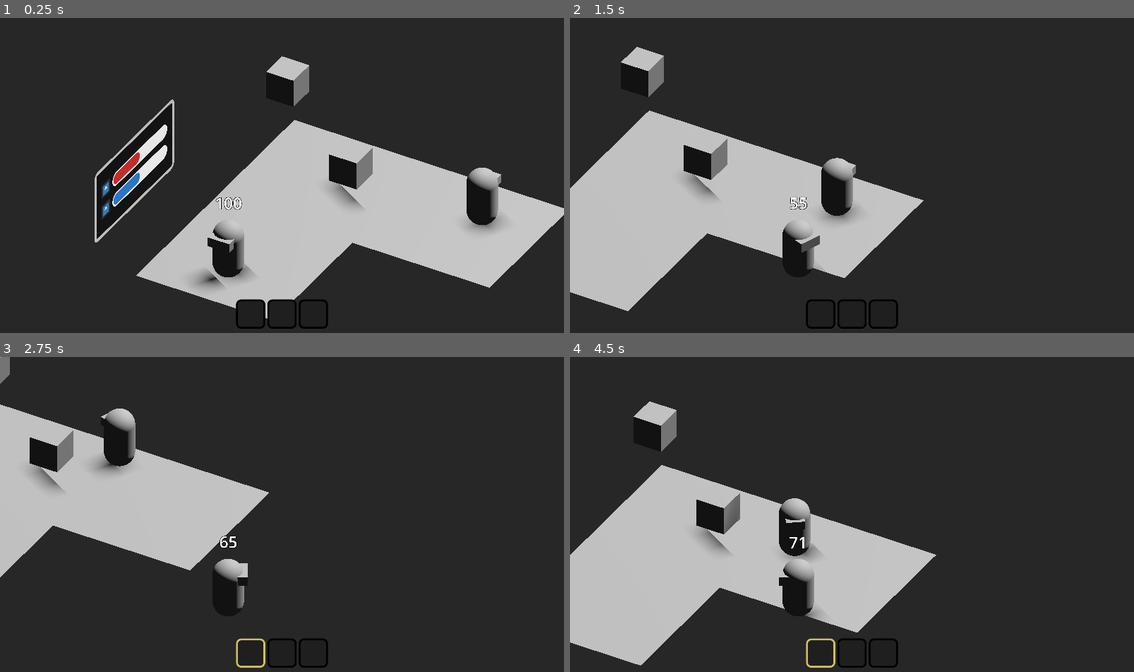
Above: before the commit, frames 1-4 (two rows, left to right).
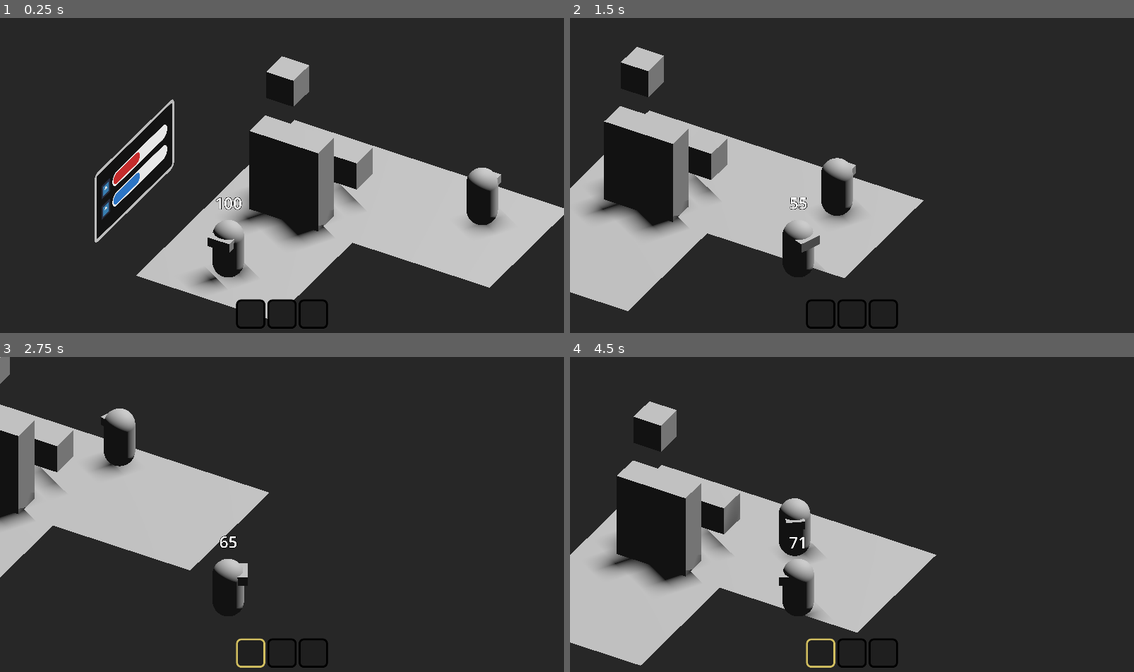
Above: after the commit, the same moments.

Repository: Scrawach/ld57
Game: Godot game, scene res://game.tscn
Same seed, same stepped clock (60 frames per second), same inputs: the game is played once before the commit and once after it. The engine's default icon, where the game draws it, is replaced by a stand-in: a white triangle on a blue panel in a dark square.
Inputs:
- Up to frame 1 (0.25 s): no input
- Up to frame 2 (1.5 s): tap Enter at 0.5 s; hold D (move_right) 0.53-1.28 s; hold Shift (dash) 0.53-1.28 s; hold S (move_back) from 1.28 s (still down); tap E (interact) at 1.35 s
- Up to frame 3 (2.75 s): release S (move_back) at 2.03 s; hold D (move_right) from 2.03 s (still down); tap 1 at 2.1 s
- Up to frame 4 (4.5 s): release D (move_right) at 2.78 s; hold W (move_forward) 2.78-3.53 s; tap Shift (dash) at 2.85 s; hold A (move_left) from 3.53 s (still down); tap E (interact) at 3.6 s; tap 1 at 4.35 s

The runs differ from the first frame. In frame 1, 4.7% of the frame differs, in the area x 40-60%, y 30-72%; in frame 2, 4.7%; in frame 3, 1.7%; in frame 4, 4.7%, in the area x 5-24%, y 32-74%.

Commit message:
feature: implement doors for lift

Diff:
--- a/src/environment/world.gd
+++ b/src/environment/world.gd
@@ -20,6 +20,8 @@
 	living_lift.dead.connect(_on_lift_dead)
 
 func _on_want_next_level() -> void:
+	living_lift.close_doors()
+
 	var next_index: int = current_level_index + 1
 	if next_index >= levels.get_child_count():
 		return
@@ -39,14 +41,11 @@
 
 	moving = create_tween()
 	moving.tween_property(living_lift, "global_position", target_level.get_lift_position(), 5)
+	moving.tween_callback(_on_level_started)
 	living_lift.dialogue_panel.hunger_bar.force_change(0, 5)
-	moving.tween_callback(_attach_player_to_world)
-	moving.tween_callback(func(): living_lift.hunger.current = 0)
 	current_level_index = level_index
 
-func _attach_player_to_world() -> void:
+func _on_level_started() -> void:
 	previous_level.hide()
-	living_lift.eat_zone.enable()
-	#player.get_parent().remove_child(player)
-	#add_child(player)
-	#player.position += current_level.get_lift_position()
+	living_lift.open_doors()
+	living_lift.hunger.current = 0
--- /dev/null
+++ b/src/living_lift/doors.gd
@@ -0,0 +1,13 @@
+class_name Doors
+extends StaticBody3D
+
+@onready var collision: CollisionShape3D = $CollisionShape3D
+@onready var mesh: MeshInstance3D = $Doors
+
+func open() -> void:
+	collision.disabled = true
+	mesh.hide()
+
+func close() -> void:
+	collision.disabled = false
+	mesh.show()
--- a/src/living_lift/living_lift.gd
+++ b/src/living_lift/living_lift.gd
@@ -8,6 +8,7 @@
 
 @onready var dialogue_panel: DialoguePanel = %"Dialogue Panel"
 @onready var eat_zone: EatZone = $"Eat Zone"
+@onready var doors: Doors = $Doors
 
 var health: ReactiveValue
 var hunger: ReactiveValue
@@ -19,6 +20,15 @@
 
 	eat_zone.eated.connect(_on_eated)
 
+func open_doors() -> void:
+	doors.open()
+	eat_zone.enable()
+
+func close_doors() -> void:
+	eat_zone.disable()
+	doors.close()
+
+
 func _on_eated(item: ItemResource) -> void:
 	hunger.current += item.eat_power
 	health.current -= item.damage_power
@@ -28,6 +38,4 @@
 		return
 
 	if hunger.is_full():
-		eat_zone.disable()
-		await get_tree().create_timer(1).timeout
 		want_next_level.emit()
--- a/src/living_lift/living_lift.tscn
+++ b/src/living_lift/living_lift.tscn
@@ -1,13 +1,19 @@
-[gd_scene load_steps=7 format=3 uid="uid://6cthiya7h8jg"]
+[gd_scene load_steps=10 format=3 uid="uid://6cthiya7h8jg"]
 
 [ext_resource type="Script" path="res://living_lift/living_lift.gd" id="1_p8bgj"]
 [ext_resource type="Resource" uid="uid://bxcg8onw2rbii" path="res://living_lift/lift_resource.tres" id="2_cjspu"]
 [ext_resource type="PackedScene" uid="uid://dsvuyf2ey8a4h" path="res://living_lift/dialogue_panel.tscn" id="3_uugx3"]
 [ext_resource type="Script" path="res://living_lift/eat_zone.gd" id="4_5xp8e"]
+[ext_resource type="Script" path="res://living_lift/doors.gd" id="5_wkjn2"]
 
 [sub_resource type="QuadMesh" id="QuadMesh_688nc"]
 
 [sub_resource type="BoxShape3D" id="BoxShape3D_c5uqo"]
+
+[sub_resource type="BoxShape3D" id="BoxShape3D_l2tge"]
+size = Vector3(3, 4, 1)
+
+[sub_resource type="BoxMesh" id="BoxMesh_708vi"]
 
 [node name="Living Lift" type="Node3D"]
 script = ExtResource("1_p8bgj")
@@ -36,3 +42,16 @@
 billboard = 1
 text = "EAT"
 font_size = 100
+
+[node name="Doors" type="StaticBody3D" parent="."]
+transform = Transform3D(1, 0, 0, 0, 1, 0, 0, 0, 1, 0, -0.00370449, 0)
+script = ExtResource("5_wkjn2")
+
+[node name="CollisionShape3D" type="CollisionShape3D" parent="Doors"]
+transform = Transform3D(1, 0, 0, 0, 1, 0, 0, 0, 1, 0, 1.5, 0)
+shape = SubResource("BoxShape3D_l2tge")
+
+[node name="Doors" type="MeshInstance3D" parent="Doors"]
+transform = Transform3D(2.5, 0, 0, 0, 3, 0, 0, 0, 1, 0, 1.49444, 0)
+mesh = SubResource("BoxMesh_708vi")
+skeleton = NodePath("../..")
